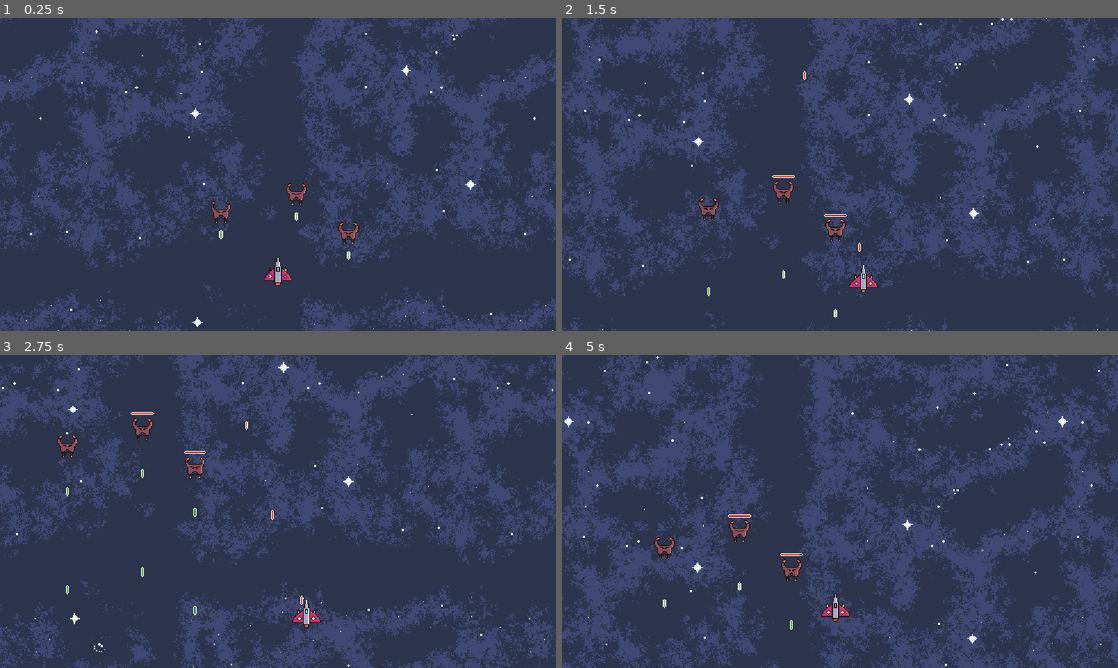
Above: before the commit, frames 1-4 (two rows, left to right).
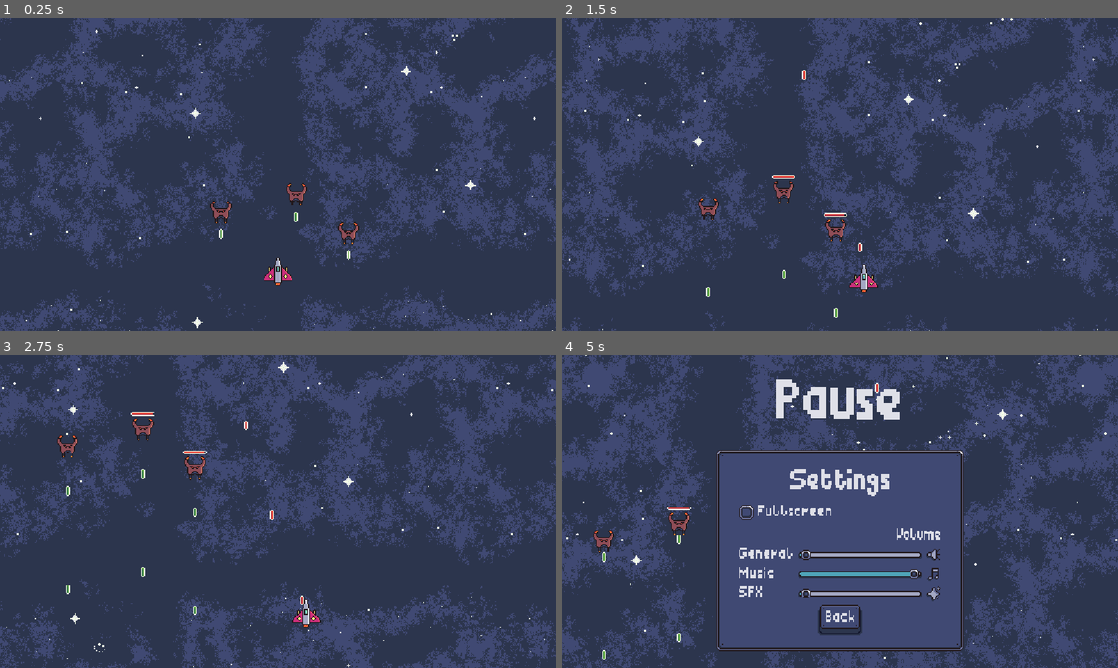
Above: after the commit, the same moments.

Repository: MariusGro/spaceCracks
Game: Godot game, scene res://Scenes/main_game.tscn
The game is run twice, just before and just after one commit, with the same random seed, the same clock (stepped at 60 frames per second) and the same inputs. This scene is started directly instead of the project's main scene.
Inputs (mouse positions are in pixels of both pictures, inside the frame that each line leads up to):
- Up to frame 1 (0.25 s): no input
- Up to frame 2 (1.5 s): move the mouse to (962, 158) at 0.52 s; press the mouse at (962, 158) at 0.53 s; hold D (right) 0.53-1.28 s; move the mouse to (728, 190) at 1.27 s; release the mouse at (728, 190) at 1.28 s; hold S (down) from 1.28 s (still down); click (728, 190) at 1.35 s
- Up to frame 3 (2.75 s): move the mouse to (333, 442) at 2.02 s; release S (down) at 2.03 s; press the mouse at (333, 442) at 2.03 s; hold D (right) from 2.03 s (still down)
- Up to frame 4 (5 s): move the mouse to (812, 574) at 2.77 s; release D (right) at 2.78 s; release the mouse at (812, 574) at 2.78 s; hold W (up) 2.78-3.53 s; click (812, 574) at 2.85 s; move the mouse to (1006, 558) at 3.52 s; press the mouse at (1006, 558) at 3.53 s; hold A (left) 3.53-4.25 s; tap Escape (pause, bound only after the commit) at 4.15 s; release the mouse at (1006, 558) at 4.25 s; click (840, 536) at 4.25 s, where only the run after the commit has a clickable "Settings"

The runs differ from the first frame. In frame 1, 4.6% of the frame differs, in the area x 0-100%, y 0-100%; in frame 2, 5.9%; in frame 3, 4.3%; in frame 4, 58%.

Commit message:
Added pause-menu
Game can now be paused.

WARNING: This version is unstable because the problem, that the game pausing does not affect the shaders is not fixed jet.

Diff:
--- a/Scenes/Menus/main_menu.tscn
+++ b/Scenes/Menus/main_menu.tscn
@@ -100,23 +100,23 @@
 anchors_preset = 5
 anchor_left = 0.5
 anchor_right = 0.5
-offset_left = -335.0
-offset_top = 39.0
-offset_right = 295.0
-offset_bottom = 180.0
+offset_left = -292.0
+offset_top = 57.0
+offset_right = 292.0
+offset_bottom = 185.0
 grow_horizontal = 2
 theme = ExtResource("1_38aua")
 theme_override_colors/default_color = Color(0.8745098, 0.8784314, 0.9098039, 1)
 theme_override_colors/font_outline_color = Color(0.17254902, 0.20784314, 0.3019608, 1)
 theme_override_colors/font_shadow_color = Color(0.8, 0.18431373, 0.48235294, 1)
-theme_override_constants/shadow_outline_size = 16
-theme_override_constants/shadow_offset_x = 2
-theme_override_constants/shadow_offset_y = 2
-theme_override_constants/outline_size = 16
+theme_override_constants/shadow_offset_x = 8
+theme_override_constants/shadow_offset_y = 8
 theme_override_font_sizes/normal_font_size = 128
 bbcode_enabled = true
-text = "[wave amp=67 freq=2] spaceCracks"
+text = "[wave amp=67 freq=2]spaceCracks"
+fit_content = true
 scroll_active = false
+autowrap_mode = 0
 
 [node name="MainMenuPanel" type="Panel" parent="." unique_id=371555444]
 unique_name_in_owner = true
@@ -172,19 +172,6 @@
 [node name="Settings" parent="." unique_id=544922857 instance=ExtResource("9_j4kqa")]
 unique_name_in_owner = true
 visible = false
-layout_mode = 1
-anchors_preset = 8
-anchor_left = 0.5
-anchor_top = 0.5
-anchor_right = 0.5
-anchor_bottom = 0.5
-offset_left = -128.0
-offset_top = -36.0
-offset_right = 128.0
-offset_bottom = 164.0
-grow_horizontal = 2
-grow_vertical = 2
-scale = Vector2(2, 2)
 
 [connection signal="pressed" from="MainMenuPanel/MarginContainer/MainMenuButtons/Start" to="." method="_on_start_pressed"]
 [connection signal="pressed" from="MainMenuPanel/MarginContainer/MainMenuButtons/Settings" to="." method="_on_settings_pressed"]
--- /dev/null
+++ b/Scenes/Menus/pause_menu.tscn
@@ -0,0 +1,89 @@
+[gd_scene format=3 uid="uid://ckk1k7d7t8wan"]
+
+[ext_resource type="Theme" uid="uid://6g1vei00t7lh" path="res://Art/Themes/space_ui.tres" id="1_as6yf"]
+[ext_resource type="Script" uid="uid://yi3cvt2or86n" path="res://Scripts/Menu-Scripts/pause_menu.gd" id="1_pw12o"]
+[ext_resource type="PackedScene" uid="uid://h6llsckt3yjx" path="res://Scenes/Menus/settings_menu.tscn" id="4_yeo1y"]
+
+[node name="PauseMenu" type="CanvasLayer" unique_id=115891806]
+process_mode = 3
+script = ExtResource("1_pw12o")
+
+[node name="PauseTitle" type="RichTextLabel" parent="." unique_id=694078039]
+process_mode = 2
+anchors_preset = 5
+anchor_left = 0.5
+anchor_right = 0.5
+offset_left = -132.0
+offset_top = 36.0
+offset_right = 132.0
+offset_bottom = 164.0
+grow_horizontal = 2
+size_flags_horizontal = 0
+theme = ExtResource("1_as6yf")
+theme_override_colors/font_shadow_color = Color(0.17254902, 0.20784314, 0.3019608, 1)
+theme_override_constants/shadow_offset_x = 4
+theme_override_constants/shadow_offset_y = 4
+theme_override_font_sizes/normal_font_size = 128
+bbcode_enabled = true
+text = "[wave]Pause"
+fit_content = true
+scroll_active = false
+autowrap_mode = 0
+horizontal_alignment = 1
+
+[node name="PauseMenuPanel" type="Panel" parent="." unique_id=1168084435]
+process_mode = 2
+anchors_preset = 8
+anchor_left = 0.5
+anchor_top = 0.5
+anchor_right = 0.5
+anchor_bottom = 0.5
+offset_left = -63.5
+offset_top = -11.0
+offset_right = 63.5
+offset_bottom = 111.0
+grow_horizontal = 2
+grow_vertical = 2
+scale = Vector2(2, 2)
+pivot_offset_ratio = Vector2(0.5, 0.5)
+theme = ExtResource("1_as6yf")
+
+[node name="MarginContainer" type="MarginContainer" parent="PauseMenuPanel" unique_id=1466428903]
+layout_mode = 1
+anchors_preset = 15
+anchor_right = 1.0
+anchor_bottom = 1.0
+grow_horizontal = 2
+grow_vertical = 2
+theme_override_constants/margin_left = 16
+theme_override_constants/margin_top = 16
+theme_override_constants/margin_right = 16
+theme_override_constants/margin_bottom = 16
+
+[node name="VBoxContainer" type="VBoxContainer" parent="PauseMenuPanel/MarginContainer" unique_id=483505347]
+layout_mode = 2
+
+[node name="Continue" type="Button" parent="PauseMenuPanel/MarginContainer/VBoxContainer" unique_id=411892085]
+layout_mode = 2
+size_flags_vertical = 3
+text = "Continue"
+
+[node name="Settings" type="Button" parent="PauseMenuPanel/MarginContainer/VBoxContainer" unique_id=1133733140]
+layout_mode = 2
+size_flags_vertical = 3
+theme_override_colors/font_pressed_color = Color(0.9411765, 0.70980394, 0.25490198, 1)
+text = "Settings"
+
+[node name="Title Screen" type="Button" parent="PauseMenuPanel/MarginContainer/VBoxContainer" unique_id=537663744]
+layout_mode = 2
+size_flags_vertical = 3
+theme_override_colors/font_pressed_color = Color(0.9019608, 0.27058825, 0.22352941, 1)
+text = "Title screen"
+
+[node name="Settings Menu" parent="." unique_id=684832870 instance=ExtResource("4_yeo1y")]
+process_mode = 2
+visible = false
+
+[connection signal="pressed" from="PauseMenuPanel/MarginContainer/VBoxContainer/Continue" to="." method="_on_continue_pressed"]
+[connection signal="pressed" from="PauseMenuPanel/MarginContainer/VBoxContainer/Settings" to="." method="_on_settings_pressed"]
+[connection signal="pressed" from="PauseMenuPanel/MarginContainer/VBoxContainer/Title Screen" to="." method="_on_title_screen_pressed"]
--- a/Scenes/Menus/settings_menu.tscn
+++ b/Scenes/Menus/settings_menu.tscn
@@ -4,28 +4,41 @@
 [ext_resource type="FontFile" uid="uid://beyh0g1o1lu6o" path="res://Art/Fonts/hopePlodeNostalg.ttf" id="2_17muo"]
 [ext_resource type="Script" uid="uid://cey7ylkbae4j0" path="res://Scripts/Menu-Scripts/settings_menu.gd" id="2_bmgoi"]
 [ext_resource type="Texture2D" uid="uid://bp12ofbm5cfye" path="res://Art/UI/Icons/speaker_icon.png" id="2_ojbgt"]
-[ext_resource type="Script" uid="uid://bs0ghkrqmx7ek" path="res://Scripts/Menu-Scripts/fullscreen_controll.gd" id="3_04fbl"]
 [ext_resource type="Texture2D" uid="uid://cc1tvr1nigly0" path="res://Art/UI/Icons/note_icon.png" id="3_17muo"]
 [ext_resource type="Texture2D" uid="uid://cvmgw7awekfkx" path="res://Art/UI/Icons/spark_icon.png" id="4_bmgoi"]
 [ext_resource type="Script" uid="uid://co7i3egtfmxjp" path="res://Scripts/Menu-Scripts/audio_controll.gd" id="4_vgtnp"]
 
-[node name="Settings Menu" type="Panel" unique_id=544922857]
-custom_minimum_size = Vector2(256, 200)
-offset_right = 256.0
-offset_bottom = 200.0
+[node name="Settings Menu" type="CanvasLayer" unique_id=684832870]
+script = ExtResource("2_bmgoi")
+
+[node name="SettingsPanel" type="Panel" parent="." unique_id=1859779904]
+custom_minimum_size = Vector2(256, 208)
+anchors_preset = 8
+anchor_left = 0.5
+anchor_top = 0.5
+anchor_right = 0.5
+anchor_bottom = 0.5
+offset_left = -128.0
+offset_top = -24.0
+offset_right = 128.0
+offset_bottom = 184.0
+grow_horizontal = 2
+grow_vertical = 2
+scale = Vector2(2, 2)
 pivot_offset_ratio = Vector2(0.5, 0.5)
 theme = ExtResource("1_un4yt")
-script = ExtResource("2_bmgoi")
 
-[node name="MarginContainer" type="MarginContainer" parent="." unique_id=1937708192]
+[node name="MarginContainer" type="MarginContainer" parent="SettingsPanel" unique_id=1937708192]
 layout_mode = 1
-anchors_preset = 15
-anchor_right = 1.0
-anchor_bottom = 1.0
-offset_left = -6.5
-offset_top = -6.25
-offset_right = -6.5
-offset_bottom = -6.25
+anchors_preset = 8
+anchor_left = 0.5
+anchor_top = 0.5
+anchor_right = 0.5
+anchor_bottom = 0.5
+offset_left = -121.0
+offset_top = -103.5
+offset_right = 121.0
+offset_bottom = 103.5
 grow_horizontal = 2
 grow_vertical = 2
 theme_override_constants/margin_left = 16
@@ -33,60 +46,60 @@
 theme_override_constants/margin_right = 16
 theme_override_constants/margin_bottom = 16
 
-[node name="VBoxContainer" type="VBoxContainer" parent="MarginContainer" unique_id=959739533]
+[node name="VBoxContainer" type="VBoxContainer" parent="SettingsPanel/MarginContainer" unique_id=959739533]
 layout_mode = 2
 
-[node name="Settings Title" type="RichTextLabel" parent="MarginContainer/VBoxContainer" unique_id=1072223476]
+[node name="Settings Title" type="RichTextLabel" parent="SettingsPanel/MarginContainer/VBoxContainer" unique_id=1072223476]
 custom_minimum_size = Vector2(104, 32)
 layout_mode = 2
 theme = ExtResource("1_un4yt")
 bbcode_enabled = true
 text = "[shake]Settings"
+fit_content = true
 scroll_active = false
 horizontal_alignment = 1
 
-[node name="Fullscreen Checkbox" type="CheckBox" parent="MarginContainer/VBoxContainer" unique_id=998284495]
+[node name="Fullscreen Checkbox" type="CheckBox" parent="SettingsPanel/MarginContainer/VBoxContainer" unique_id=998284495]
 layout_mode = 2
 size_flags_horizontal = 0
 theme = ExtResource("1_un4yt")
 text = "Fullscreen"
-script = ExtResource("3_04fbl")
 
-[node name="Label" type="Label" parent="MarginContainer/VBoxContainer" unique_id=235702035]
+[node name="Label" type="Label" parent="SettingsPanel/MarginContainer/VBoxContainer" unique_id=235702035]
 layout_mode = 2
 theme = ExtResource("1_un4yt")
 theme_override_fonts/font = ExtResource("2_17muo")
 text = "Volume"
 horizontal_alignment = 2
 
-[node name="Volume Control" type="HBoxContainer" parent="MarginContainer/VBoxContainer" unique_id=443341260]
+[node name="Volume Control" type="HBoxContainer" parent="SettingsPanel/MarginContainer/VBoxContainer" unique_id=443341260]
 layout_mode = 2
 alignment = 1
 
-[node name="Volume Labels" type="VBoxContainer" parent="MarginContainer/VBoxContainer/Volume Control" unique_id=1252805816]
+[node name="Volume Labels" type="VBoxContainer" parent="SettingsPanel/MarginContainer/VBoxContainer/Volume Control" unique_id=1252805816]
 layout_mode = 2
 
-[node name="Maser Volume" type="Label" parent="MarginContainer/VBoxContainer/Volume Control/Volume Labels" unique_id=1397563767]
+[node name="Maser Volume" type="Label" parent="SettingsPanel/MarginContainer/VBoxContainer/Volume Control/Volume Labels" unique_id=1397563767]
 layout_mode = 2
 text = "General"
 
-[node name="Music" type="Label" parent="MarginContainer/VBoxContainer/Volume Control/Volume Labels" unique_id=1647474297]
+[node name="Music" type="Label" parent="SettingsPanel/MarginContainer/VBoxContainer/Volume Control/Volume Labels" unique_id=1647474297]
 layout_mode = 2
 text = "Music"
 
-[node name="SFX" type="Label" parent="MarginContainer/VBoxContainer/Volume Control/Volume Labels" unique_id=986966585]
+[node name="SFX" type="Label" parent="SettingsPanel/MarginContainer/VBoxContainer/Volume Control/Volume Labels" unique_id=986966585]
 layout_mode = 2
 text = "SFX"
 
-[node name="Volume Sliders" type="VBoxContainer" parent="MarginContainer/VBoxContainer/Volume Control" unique_id=1509987703]
+[node name="Volume Sliders" type="VBoxContainer" parent="SettingsPanel/MarginContainer/VBoxContainer/Volume Control" unique_id=1509987703]
 layout_mode = 2
 
-[node name="Maser Volume Slider" type="HSlider" parent="MarginContainer/VBoxContainer/Volume Control/Volume Sliders" unique_id=1572655042]
+[node name="Maser Volume Slider" type="HSlider" parent="SettingsPanel/MarginContainer/VBoxContainer/Volume Control/Volume Sliders" unique_id=1572655042]
 custom_minimum_size = Vector2(128, 0)
 layout_mode = 2
 step = 10.0
 
-[node name="Music Volume Slider" type="HSlider" parent="MarginContainer/VBoxContainer/Volume Control/Volume Sliders" unique_id=379478507]
+[node name="Music Volume Slider" type="HSlider" parent="SettingsPanel/MarginContainer/VBoxContainer/Volume Control/Volume Sliders" unique_id=379478507]
 custom_minimum_size = Vector2(128, 0)
 layout_mode = 2
 max_value = 1.0
@@ -95,30 +108,30 @@
 script = ExtResource("4_vgtnp")
 audio_bus_name = "Music"
 
-[node name="SFX Volume Slider" type="HSlider" parent="MarginContainer/VBoxContainer/Volume Control/Volume Sliders" unique_id=120729708]
+[node name="SFX Volume Slider" type="HSlider" parent="SettingsPanel/MarginContainer/VBoxContainer/Volume Control/Volume Sliders" unique_id=120729708]
 custom_minimum_size = Vector2(128, 0)
 layout_mode = 2
 step = 10.0
 
-[node name="Volume Icons" type="VBoxContainer" parent="MarginContainer/VBoxContainer/Volume Control" unique_id=645963552]
+[node name="Volume Icons" type="VBoxContainer" parent="SettingsPanel/MarginContainer/VBoxContainer/Volume Control" unique_id=645963552]
 layout_mode = 2
 
-[node name="Master volume icon" type="TextureRect" parent="MarginContainer/VBoxContainer/Volume Control/Volume Icons" unique_id=1869761696]
+[node name="Master volume icon" type="TextureRect" parent="SettingsPanel/MarginContainer/VBoxContainer/Volume Control/Volume Icons" unique_id=1869761696]
 layout_mode = 2
 size_flags_horizontal = 4
 texture = ExtResource("2_ojbgt")
 
-[node name="Music icon" type="TextureRect" parent="MarginContainer/VBoxContainer/Volume Control/Volume Icons" unique_id=2037133131]
+[node name="Music icon" type="TextureRect" parent="SettingsPanel/MarginContainer/VBoxContainer/Volume Control/Volume Icons" unique_id=2037133131]
 layout_mode = 2
 size_flags_horizontal = 4
 texture = ExtResource("3_17muo")
 
-[node name="SFX icon" type="TextureRect" parent="MarginContainer/VBoxContainer/Volume Control/Volume Icons" unique_id=1622212008]
+[node name="SFX icon" type="TextureRect" parent="SettingsPanel/MarginContainer/VBoxContainer/Volume Control/Volume Icons" unique_id=1622212008]
 layout_mode = 2
 size_flags_horizontal = 4
 texture = ExtResource("4_bmgoi")
 
-[node name="Back Button" type="Button" parent="MarginContainer/VBoxContainer" unique_id=127424662]
+[node name="Back Button" type="Button" parent="SettingsPanel/MarginContainer/VBoxContainer" unique_id=127424662]
 unique_name_in_owner = true
 layout_mode = 2
 size_flags_horizontal = 4
@@ -126,5 +139,5 @@
 theme_override_colors/font_pressed_color = Color(0.9019608, 0.27058825, 0.22352941, 1)
 text = "Back"
 
-[connection signal="toggled" from="MarginContainer/VBoxContainer/Fullscreen Checkbox" to="MarginContainer/VBoxContainer/Fullscreen Checkbox" method="_on_toggled"]
-[connection signal="value_changed" from="MarginContainer/VBoxContainer/Volume Control/Volume Sliders/Music Volume Slider" to="MarginContainer/VBoxContainer/Volume Control/Volume Sliders/Music Volume Slider" method="_on_value_changed"]
+[connection signal="toggled" from="SettingsPanel/MarginContainer/VBoxContainer/Fullscreen Checkbox" to="." method="_on_fullscreen_checkbox_toggled"]
+[connection signal="value_changed" from="SettingsPanel/MarginContainer/VBoxContainer/Volume Control/Volume Sliders/Music Volume Slider" to="SettingsPanel/MarginContainer/VBoxContainer/Volume Control/Volume Sliders/Music Volume Slider" method="_on_value_changed"]
--- a/Scenes/main_game.tscn
+++ b/Scenes/main_game.tscn
@@ -5,10 +5,12 @@
 [ext_resource type="Texture2D" uid="uid://ccybnsogxu1v2" path="res://Art/Space_background.png" id="4_6j5ir"]
 [ext_resource type="Script" uid="uid://dllh6fqac8nxu" path="res://Scripts/Camera.gd" id="4_mgc0q"]
 [ext_resource type="PackedScene" uid="uid://b52bwnoheqr0o" path="res://Scenes/enemy.tscn" id="5_mgc0q"]
+[ext_resource type="PackedScene" uid="uid://ckk1k7d7t8wan" path="res://Scenes/Menus/pause_menu.tscn" id="6_bb2iq"]
 
 [sub_resource type="ShaderMaterial" id="ShaderMaterial_mgc0q"]
 shader = ExtResource("1_0e3vx")
 shader_parameter/speed = -0.05
+shader_parameter/shader_process = true
 
 [node name="Main Game" type="Node2D" unique_id=1042054106]
 
@@ -52,3 +54,7 @@
 grow_vertical = 2
 texture = ExtResource("4_6j5ir")
 stretch_mode = 1
+
+[node name="PauseMenu" parent="." unique_id=115891806 instance=ExtResource("6_bb2iq")]
+
+[connection signal="pause_mode_changed" from="PauseMenu" to="Background" method="_on_pause_menu_pause_mode_changed"]
--- /dev/null
+++ b/Scripts/Menu-Scripts/background.gd
@@ -0,0 +1,9 @@
+extends TextureRect
+
+var shader_material: ShaderMaterial
+
+func _ready() -> void:
+	shader_material = material as ShaderMaterial
+
+func _on_pause_menu_pause_mode_changed(mode: float) -> void:
+	shader_material.set_shader_parameter("shader_process", mode)
--- a/Scripts/Menu-Scripts/fullscreen_controll.gd
+++ /dev/null
@@ -1,8 +0,0 @@
-extends CheckBox
-
-
-func _on_toggled(toggled_on: bool) -> void:
-	if toggled_on == true:
-		DisplayServer.window_set_mode(DisplayServer.WINDOW_MODE_FULLSCREEN)
-	else:
-		DisplayServer.window_set_mode(DisplayServer.WINDOW_MODE_WINDOWED)
--- /dev/null
+++ b/Scripts/Menu-Scripts/pause_menu.gd
@@ -0,0 +1,38 @@
+extends CanvasLayer
+
+@onready var settings: settings_menu = $"Settings Menu"
+@onready var pause_title: RichTextLabel = $PauseTitle
+@onready var pause_menu_panel: Panel = $PauseMenuPanel
+
+signal pause_mode_changed(mode: float)
+
+func _ready() -> void:
+	set_pause_menu_visibility(false)
+	settings.back_button.connect("pressed", toggle_settings_menu_visibility)
+
+func _process(_delta: float) -> void:
+	if Input.is_action_just_pressed("pause") and settings.visible == false:
+		set_pause(!get_tree().paused)
+
+func set_pause(value: bool):
+	get_tree().paused = value
+	set_pause_menu_visibility(value)
+
+
+func set_pause_menu_visibility(value: bool):
+	pause_title.visible = value
+	pause_menu_panel.visible = value
+
+func toggle_settings_menu_visibility():
+	settings.visible = !settings.visible
+	pause_menu_panel.visible = !pause_menu_panel.visible
+
+func _on_continue_pressed() -> void:
+	set_pause(false)
+
+func _on_settings_pressed() -> void:
+	toggle_settings_menu_visibility()
+
+func _on_title_screen_pressed() -> void:
+	set_pause(false)
+	get_tree().change_scene_to_file("res://Scenes/Menus/main_menu.tscn")
--- a/Scripts/Menu-Scripts/settings_menu.gd
+++ b/Scripts/Menu-Scripts/settings_menu.gd
@@ -1,5 +1,18 @@
-extends Panel
+extends CanvasLayer
 
 class_name settings_menu
 
 @onready var back_button: Button = %"Back Button"
+@onready var fullscreen_checkbox: CheckBox = $"SettingsPanel/MarginContainer/VBoxContainer/Fullscreen Checkbox"
+
+func _ready() -> void:
+	if DisplayServer.window_get_mode() == DisplayServer.WindowMode.WINDOW_MODE_FULLSCREEN:
+		fullscreen_checkbox.button_pressed = true
+	else:
+		fullscreen_checkbox.button_pressed = false
+
+func _on_fullscreen_checkbox_toggled(toggled_on: bool) -> void:
+	if toggled_on == true:
+		DisplayServer.window_set_mode(DisplayServer.WINDOW_MODE_FULLSCREEN)
+	else:
+		DisplayServer.window_set_mode(DisplayServer.WINDOW_MODE_WINDOWED)
--- a/Shaders/Scroll.gdshader
+++ b/Shaders/Scroll.gdshader
@@ -1,8 +1,11 @@
 shader_type canvas_item;
 
 uniform float speed = 1;
+uniform bool shader_process = true;
 
 void vertex() {
-	UV.y += TIME * speed;
-	UV.x += sin(TIME * speed / 2.0);
+	if (shader_process) {
+		UV.x += sin(TIME * speed / 2.0);
+		UV.y += TIME * speed;
+	}
 }
--- a/project.godot
+++ b/project.godot
@@ -101,6 +101,12 @@
 , Object(InputEventJoypadMotion,"resource_local_to_scene":false,"resource_name":"","device":-1,"axis":5,"axis_value":1.0,"script":null)
 ]
 }
+pause={
+"deadzone": 0.2,
+"events": [Object(InputEventKey,"resource_local_to_scene":false,"resource_name":"","device":-1,"window_id":0,"alt_pressed":false,"shift_pressed":false,"ctrl_pressed":false,"meta_pressed":false,"pressed":false,"keycode":0,"physical_keycode":4194305,"key_label":0,"unicode":0,"location":0,"echo":false,"script":null)
+, Object(InputEventJoypadButton,"resource_local_to_scene":false,"resource_name":"","device":-1,"button_index":6,"pressure":0.0,"pressed":false,"script":null)
+]
+}
 
 [physics]
 
@@ -110,4 +116,3 @@
 
 textures/canvas_textures/default_texture_filter=0
 rendering_device/driver.windows="d3d12"
-2d/snap/snap_2d_vertices_to_pixel=true
Not shown, added: Scripts/Menu-Scripts/background.gd.uid
Not shown, removed: Scripts/Menu-Scripts/fullscreen_controll.gd.uid
Not shown, added: Scripts/Menu-Scripts/pause_menu.gd.uid
